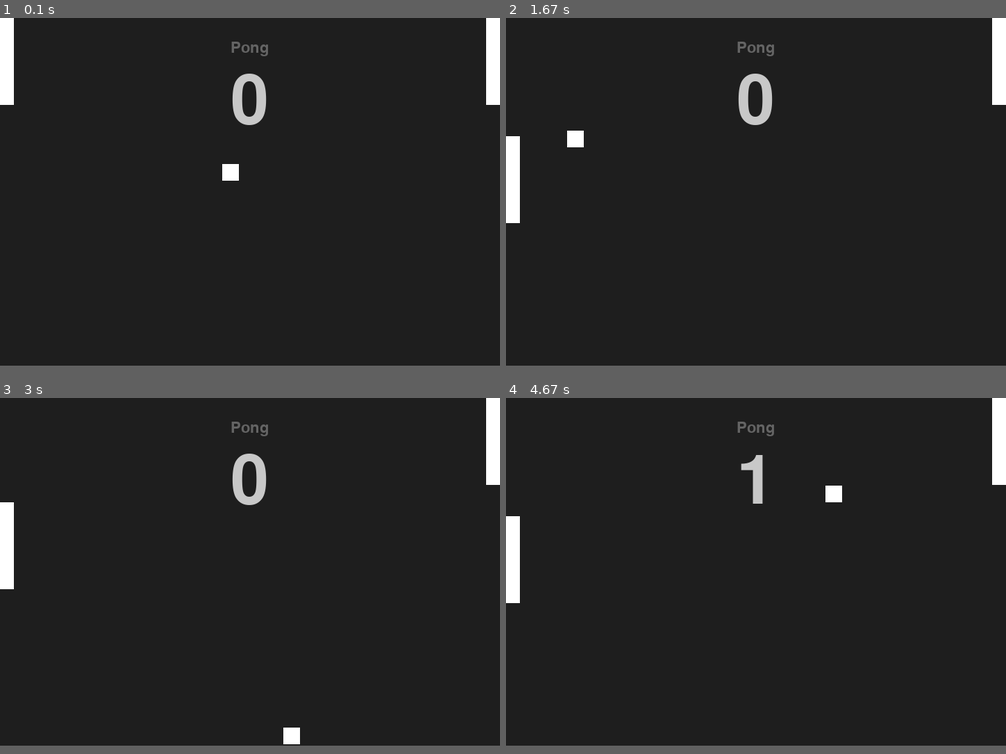
Above: before the commit, frames 1-4 (two rows, left to right).
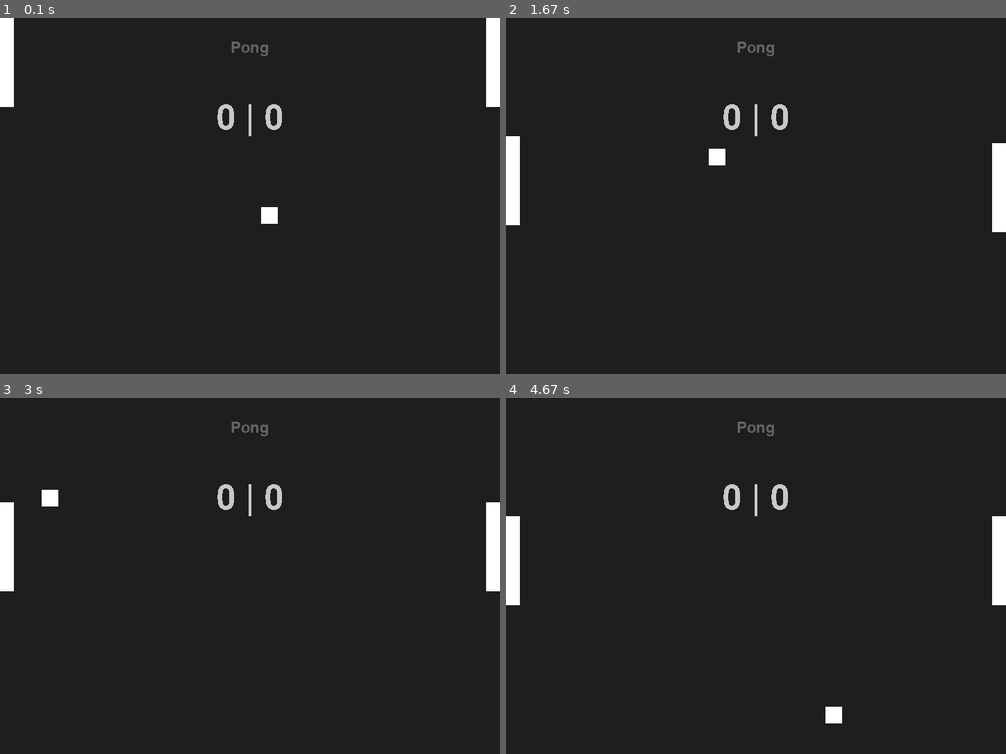
Above: after the commit, the same moments.

Repository: itsthesteve/pygame-pong
Game: pygame game, started from main.py
The game is run twice, just before and just after one commit, with the same random seed, the same clock (stepped at 60 frames per second) and the same inputs.
Inputs:
- Up to frame 1 (0.1 s): no input
- Up to frame 2 (1.67 s): hold S 0.33-0.8 s; hold Up 0.33-0.8 s; hold Up 0.83-1.3 s; hold W 0.83-1.3 s; hold Down 1.33-1.63 s; hold S 1.33-1.63 s
- Up to frame 3 (3 s): hold Up 1.67-2.03 s; hold W 1.67-2.03 s; hold Down 2.07-2.43 s; hold S 2.07-2.43 s; hold Up 2.47-2.77 s; hold W 2.47-2.77 s; hold Down from 2.8 s (still down); hold S from 2.8 s (still down)
- Up to frame 4 (4.67 s): release Down at 3.1 s; release S at 3.1 s; hold Up 3.13-3.5 s; hold W 3.13-3.5 s; hold Down 3.53-3.9 s; hold S 3.53-3.9 s; hold Up 3.93-4.23 s; hold W 3.93-4.23 s; hold Down 4.27-4.57 s; hold S 4.27-4.57 s; hold Up from 4.6 s (still down); hold W from 4.6 s (still down)
In our replay, the window is 720x500 before the commit and 720x512 after it. These sizes can differ from the game's own. Grey fills any space a smaller window leaves; there, only what the larger window draws over its background counts as a difference.

The runs differ from the first frame. In frame 1, 1.2% of the frame differs, in the area x 0-100%, y 15-58%; in frame 2, 2.6%, in the area x 0-100%, y 0-61%; in frame 3, 2.6%; in frame 4, 2.3%.

Commit message:
Move scoreboard and add p2 tracking

Diff:
--- a/main.py
+++ b/main.py
@@ -1,6 +1,6 @@
 import pygame
 from pygame.locals import *
-from objects import paddle, ball as b, events as ev
+from objects import paddle, ball as b, events as ev, scoreboard
 
 clock = pygame.time.Clock()
 
@@ -8,20 +8,20 @@
 
 def main():
   pygame.init()
-  screen = pygame.display.set_mode((720, 500))
-  score = 0
+  screen = pygame.display.set_mode((720, 512))
+  # score = 0
 
   title_font = pygame.font.Font("pong-font.ttf", 32)
-  score_font = pygame.font.Font("pong-font.ttf", 144)
+  # score_font = pygame.font.Font("pong-font.ttf", 72)
 
   title_text = title_font.render("Pong", True, (100, 100, 100))
-  score_text = score_font.render(str(score), True, (200, 200, 200))
+  # score_text = score_font.render(str(score), False, (200, 200, 200))
 
   title_text_rect = title_text.get_rect()
   title_text_pos = (screen.get_width() / 2 - title_text_rect.width / 2, 32)
 
-  score_text_rect = score_text.get_rect()
-  score_text_pos = (screen.get_width() / 2 - score_text_rect.width / 2, 72)
+  # score_text_rect = score_text.get_rect()
+  # score_text_pos = (screen.get_width() / 2 - score_text_rect.width / 2, 72)
 
   pygame.display.set_caption("Pong")
 
@@ -30,31 +30,38 @@
 
   mgr = paddle.PaddleManager(screen)
   ball = b.Ball(24, screen)
+  score = scoreboard.Scoreboard(screen)
 
   mgr.update(ball)
   ball.update()
+  score.update()
 
-  # Draw everything first, text etc
   screen.blit(bg, (0,0))
+  screen.blit(title_text, title_text_pos)
   pygame.display.flip()
+
+  # Last player that hit the ball
+  paddle_hit_player: int = None
 
   while True:
     for event in pygame.event.get():
       if event.type == QUIT:
         return
+
+      if event.type == ev.PADDLE_HIT:
+        paddle_hit_player = event.player
+
       if event.type == ev.OUT_OF_BOUNDS:
-        if mgr.last_touch and mgr.last_touch.player_num == 1:
-          score += 1
-          score_text = score_font.render(str(score), True, (200, 200, 200))
-          mgr.last_touch = None
+        score.increment(paddle_hit_player)
+        paddle_hit_player = None
 
     # Redraw background
     screen.blit(bg, (0, 0))
     screen.blit(title_text, title_text_pos)
-    screen.blit(score_text, score_text_pos)
 
     mgr.update(ball)
     ball.update()
+    score.update()
 
     pygame.display.flip()
     clock.tick(TICK_RATE)
--- a/objects/ball.py
+++ b/objects/ball.py
@@ -1,6 +1,7 @@
 import pygame
 from typing import Tuple
 from .events import OUT_OF_BOUNDS
+from random import randrange
 
 
 class Ball():
@@ -10,10 +11,11 @@
   screen: pygame.Surface
   _bounds: Tuple[int, int]
   _center: Tuple[int, int]
-  _vel_x: int = -4
-  _vel_y: int = -4
+  _vel_x: int
+  _vel_y: int
 
   def __init__(self, size: int, screen: pygame.Surface):
+    self._set_velocities()
     self.screen = screen
     self.size = size
 
@@ -25,6 +27,15 @@
 
     self.rect = pygame.Rect(self._center[0], self._center[1], size, size)
 
+  def _set_velocities(self):
+    """
+    Randomize the values of the start x and y velocity
+    Probably a better way to do this
+    """
+    rand_seed = randrange(0, 10)
+    self._vel_x = -4 if rand_seed < 5 else 4
+    self._vel_y = self._vel_x
+
   def bounce(self) -> None:
     self._vel_x = -self._vel_x
 
@@ -32,9 +43,12 @@
     """
     Draw at the center of the screen
     """
+    self._set_velocities()
     x, y = self._center
     self.rect.x = x
     self.rect.y = y
+    self._vel_x = -4
+    self._vel_y = -4
 
   def update(self) -> None:
     """
--- a/objects/paddle.py
+++ b/objects/paddle.py
@@ -1,6 +1,6 @@
 import pygame
 from typing import List, Tuple
-from pygame.locals import K_DOWN, K_UP
+from pygame.locals import K_DOWN, K_UP, K_s, K_w
 from .events import PADDLE_HIT
 
 # Increase this to make the paddle smaller
@@ -11,8 +11,6 @@
   srf: pygame.Surface
   rect: pygame.Rect
   player_num: int
-  _x: int
-  _y: int
 
   def __init__(self, size: Tuple[int, int], x: int, player_num: int):
     self.rect = pygame.Rect(0, 0, size[0], size[1])
@@ -27,7 +25,6 @@
   paddles: List[Paddle]
   screen: pygame.Surface
   max_y: int
-  last_touch: Paddle
 
   def __init__(self, screen: pygame.Surface):
     PADDLE_HEIGHT = screen.get_height() / PADDLE_SIZE_DIVISOR
@@ -49,6 +46,7 @@
     keys = pygame.key.get_pressed()
     p1, p2 = self.paddles
 
+    # player 1
     if keys[K_DOWN]:
       if p1.rect.y <= self.max_y:
         p1.rect.y += 10
@@ -56,20 +54,25 @@
       if p1.rect.y >= 0:
         p1.rect.y -= 10
 
+    # player 2
+    if keys[K_s]:
+      if p2.rect.y <= self.max_y:
+        p2.rect.y += 10
+    if keys[K_w]:
+      if p2.rect.y >= 0:
+        p2.rect.y -= 10
+
     # Detect collision with right edge of paddle 1
     if p1.rect.colliderect(ball.rect):
       if abs(ball.rect.left <= p1.rect.right):
-        pygame.event.post(pygame.event.Event(PADDLE_HIT, {"player": "p1"}))
-        self.last_touch = p1
         ball.bounce()
+        pygame.event.post(pygame.event.Event(PADDLE_HIT, {"player": 1}))
 
     # Detect collision with left edge of paddle 2
     if p2.rect.colliderect(ball.rect):
       if abs(ball.rect.right >= p1.rect.left):
-        pygame.event.post(pygame.event.Event(PADDLE_HIT, {"player": "p2"}))
-        self.last_touch = p2
         ball.bounce()
+        pygame.event.post(pygame.event.Event(PADDLE_HIT, {"player": 2}))
 
     for p in self.paddles:
-      # self.screen.blit(p.srf, p.position)
       pygame.draw.rect(self.screen, (255, 255, 255), p.rect)
--- /dev/null
+++ b/objects/scoreboard.py
@@ -0,0 +1,33 @@
+import pygame
+from typing import Tuple
+
+class Scoreboard():
+  scores = [0, 0]
+
+  screen: pygame.Surface
+  position: Tuple[int, int]
+  rect: pygame.Rect
+  text: pygame.Surface
+
+  def __init__(self, screen: pygame.Surface):
+    self.screen = screen
+    self.font = pygame.font.Font("pong-font.ttf", 72)
+
+    self.text = self.font.render(f"{self.scores[0]} | {self.scores[1]}", False, (200, 200, 200))
+    self.rect = self.text.get_rect()
+    self.position = (self.screen.get_width() / 2 - self.rect.width / 2, 120)
+
+  def increment(self, player: int):
+    if not player: # No one hit the ball
+      return
+
+    if not player in [1, 2]:
+      raise ValueError(f"Value outside of number of players: {player=}")
+
+    self.scores[player - 1] += 1
+    self.text = self.font.render(f"{self.scores[0]} | {self.scores[1]}", False, (200, 200, 200))
+    self.rect = self.text.get_rect()
+    self.position = (self.screen.get_width() / 2 - self.rect.width / 2, 120)
+
+  def update(self):
+    self.screen.blit(self.text, self.position)
Not shown, changed: .gitignore
